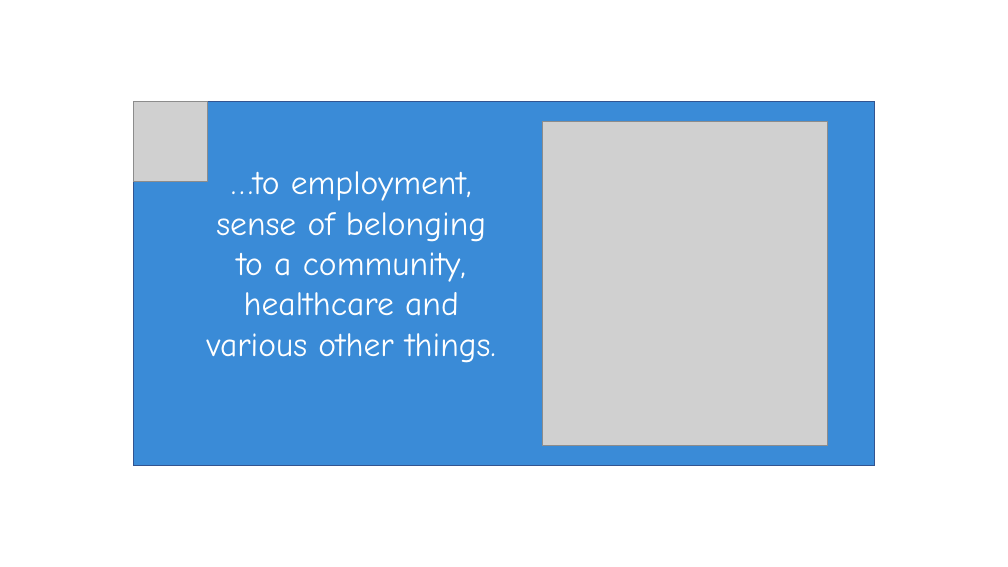
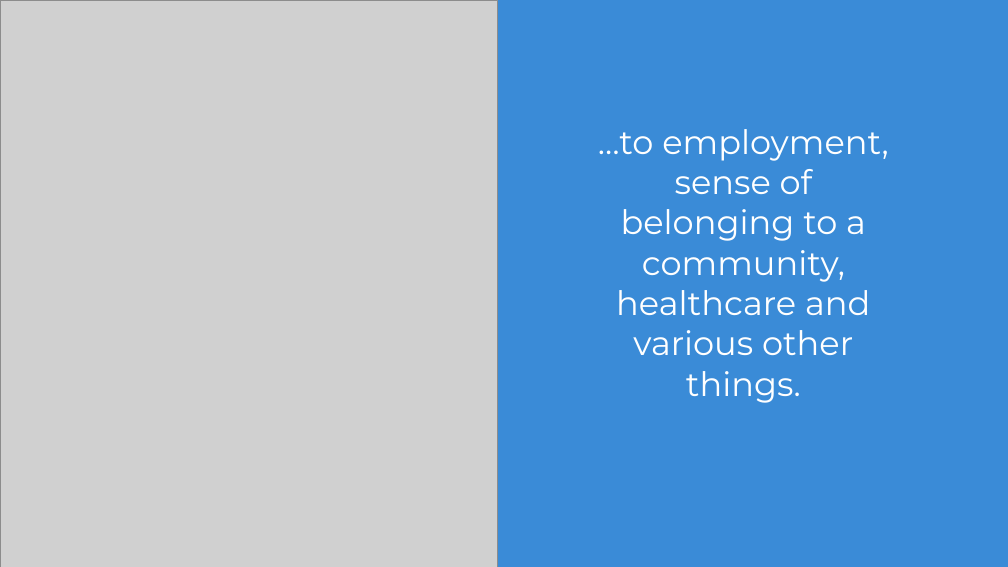
Before and after one commit to rs6713/sesame, a slide deck: slide 4 of sesame_presentation.pptx. Drawn at 1008x567 pixels with LibreOffice and Linux fonts; fonts in the diff are those of the drawing; grey boxes stand for pictures; background and template pictures are left out. Boxes give left, top, right and bottom in pixels: in the first picture for what was removed or moved away, otherwise in the second. Text is boxed around its words. In the diff, an @@ line names an element or a change of style, - is before the commit and + after.

```diff
--- a/sesame_presentation.pptx
+++ b/sesame_presentation.pptx
@@ background #FFFFFF to #3A8BD7 @@
@@ picture: place and size @@
-picture at (542,121,827,446)
+picture at (0,0,498,567)
@@ rectangle removed at (133,101,875,466) @@
@@ picture removed at (133,101,207,181) @@
@@ text "…to employment, sense of belonging ...": place and size @@
-text "…to employment, sense of belonging ..." at (207,171,496,363)
+text "…to employment, sense of belonging ..." at (598,129,888,403)
@@ text "…to employment, sense of belonging ..." at (598,129,888,403): font Comic Neue to Montserrat @@
```
Also in this commit, not shown: 6 other slides changed, 1 slide added, 1 slide removed.
